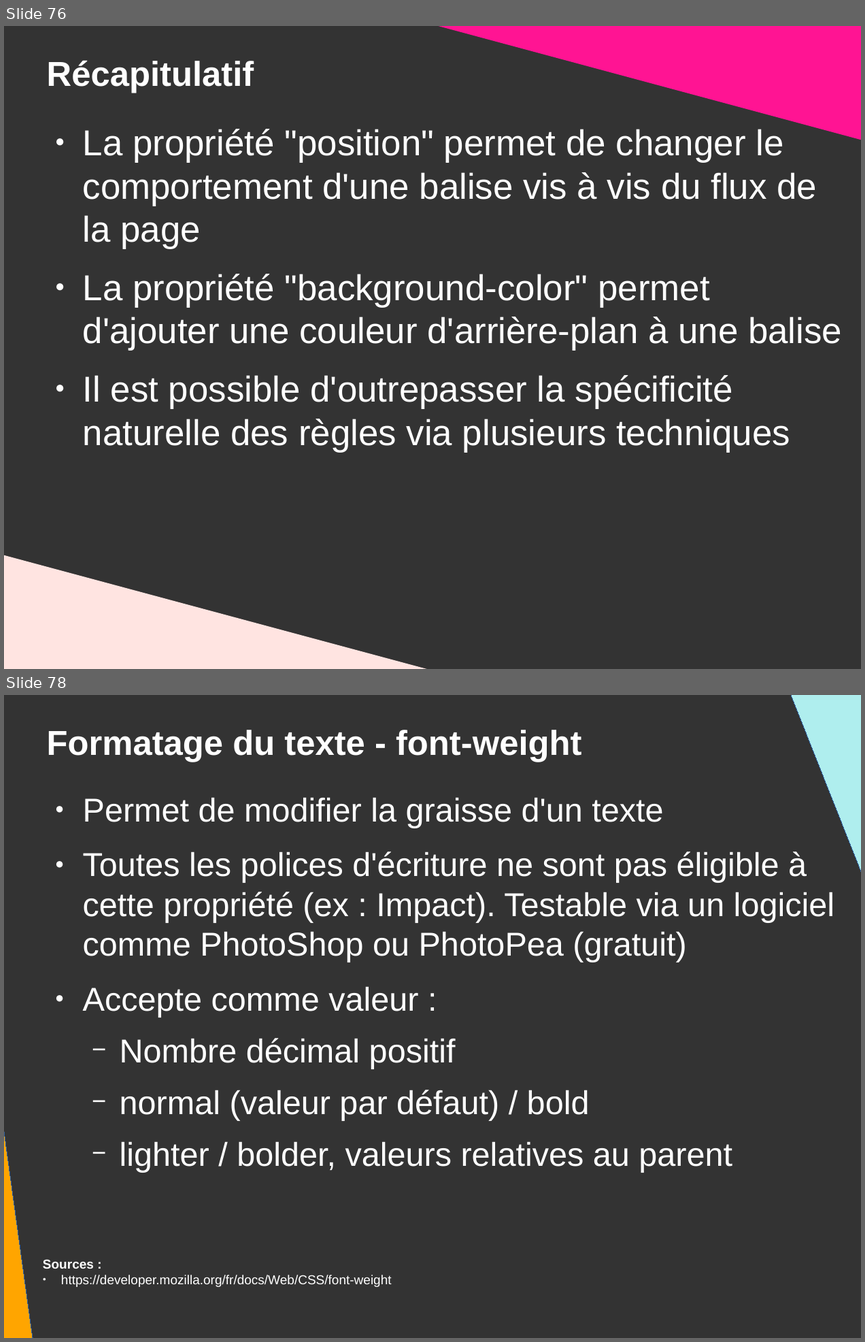
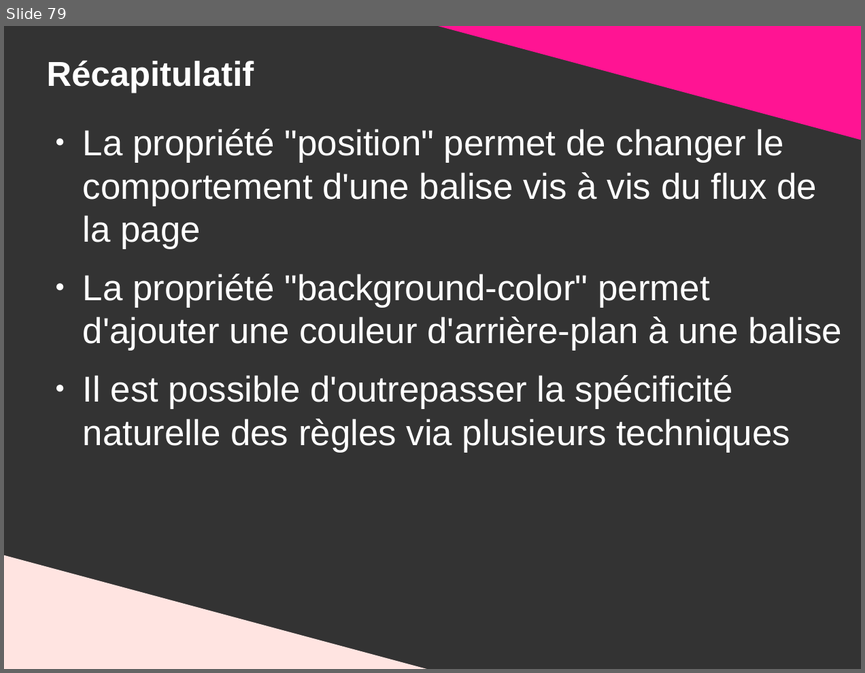
Before and after one commit to DanYellow/presentations, a slide deck: mmi/html/travaux-pratiques/numero-2/presentation.odp. Shown one above the other, each under a label of ours: slides 76 and 78 before the commit, slide 79 after it; the slides between them are not shown. The pictures are 865x1342 and 865x673 pixels, drawn with LibreOffice and Linux fonts; fonts in the diff are those of the drawing. Boxes give left, top, right and bottom in pixels: in the first picture for what was removed or moved away, otherwise in the second. Text is boxed around its words. In the diff, an @@ line names an element or a change of style, - is before the commit and + after.

```diff
--- a/mmi/html/travaux-pratiques/numero-2/presentation.odp
+++ b/mmi/html/travaux-pratiques/numero-2/presentation.odp
@@ slide 78 removed at (4,695,861,1338), background #333333 @@
@@ right triangle removed at (781,695,861,1004) @@
@@ title removed at (47,730,582,762) @@
-Formatage du texte - font-weight
@@ right triangle removed at (4,794,35,1338) @@
@@ text removed at (83,797,834,1172) @@
-● Permet de modifier la graisse d'un texte
-● Toutes les polices d'écriture ne sont pas éligible à cette propriété (ex : Impact). Testable via un logiciel comme PhotoShop ou PhotoPea (gratuit)
-● Accepte comme valeur :
-  − Nombre décimal positif
-  − normal (valeur par défaut) / bold
-  − lighter / bolder, valeurs relatives au parent
@@ text removed at (43,1259,392,1287) @@
-Sources :
-● https://developer.mozilla.org/fr/docs/Web/CSS/font-weight
@@ what was slide 76 is now slide 79 @@
```
Also in this commit, not shown: 6 slides changed, 31 slides added, 8 other slides removed, 10 other files.
